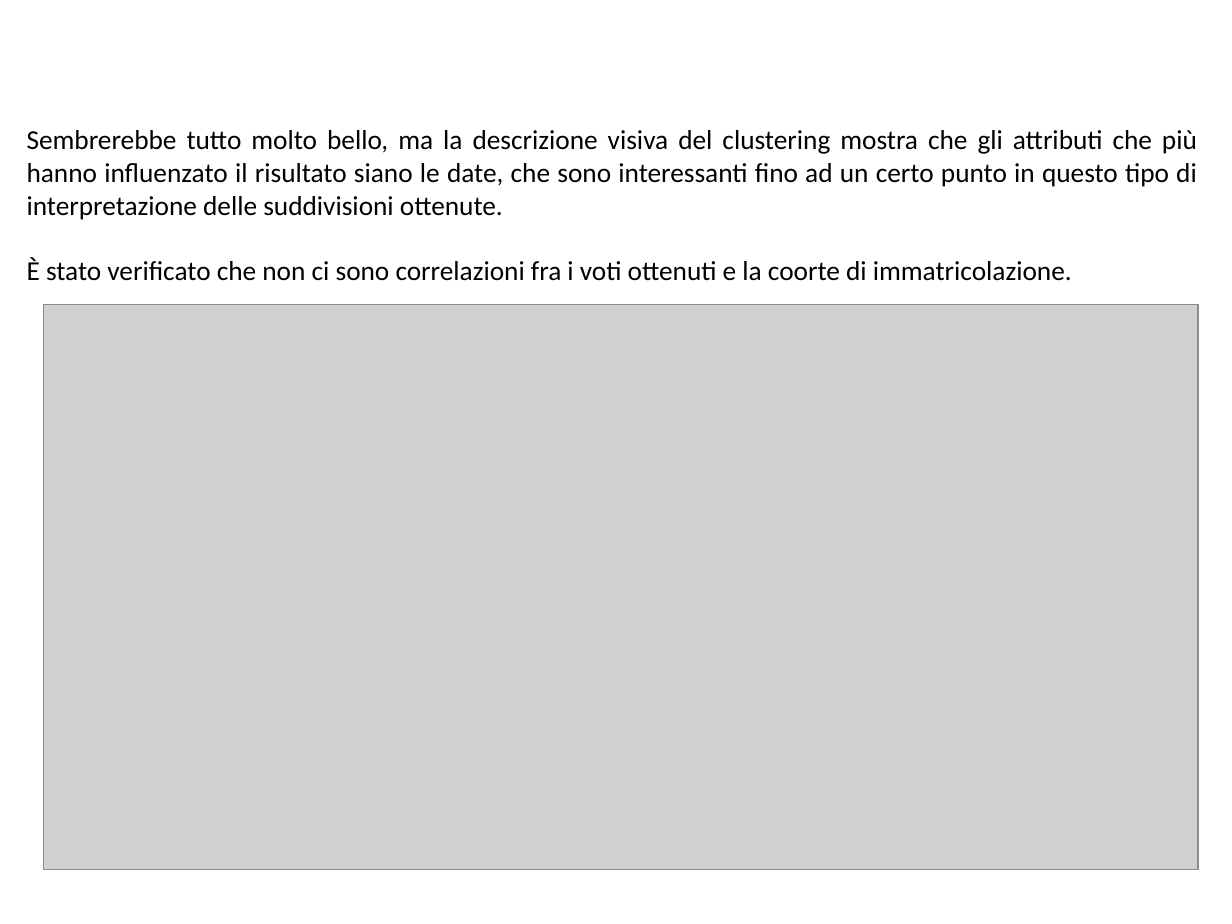
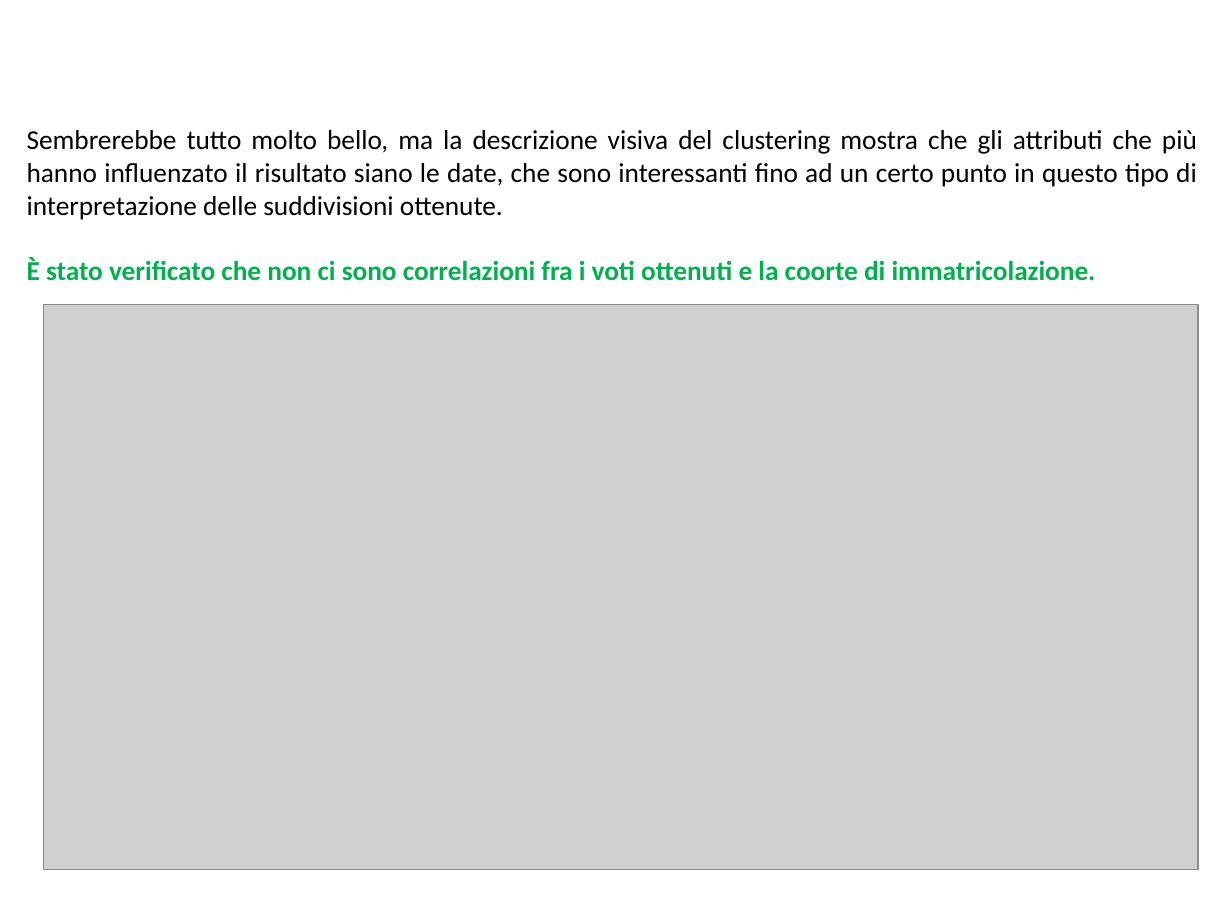
Before and after one commit to BlacknDecker/unifi, a slide deck: slide 40 of relazione-min.pptx (slide 44 before the commit). Drawn at 1232x924 pixels with LibreOffice and Linux fonts; fonts in the diff are those of the drawing; grey boxes stand for pictures; background and template pictures are left out. Boxes give left, top, right and bottom in pixels: in the first picture for what was removed or moved away, otherwise in the second. Text is boxed around its words. In the diff, an @@ line names an element or a change of style, - is before the commit and + after.

```diff
--- a/relazione-min.pptx
+++ b/relazione-min.pptx
@@ text at (27,258,1096,281): text colour #000000 to #00B050, bold on in "È stato verificato che non ci sono ..." @@
```
Also in this commit, not shown: 6 other slides changed, 4 slides removed.
